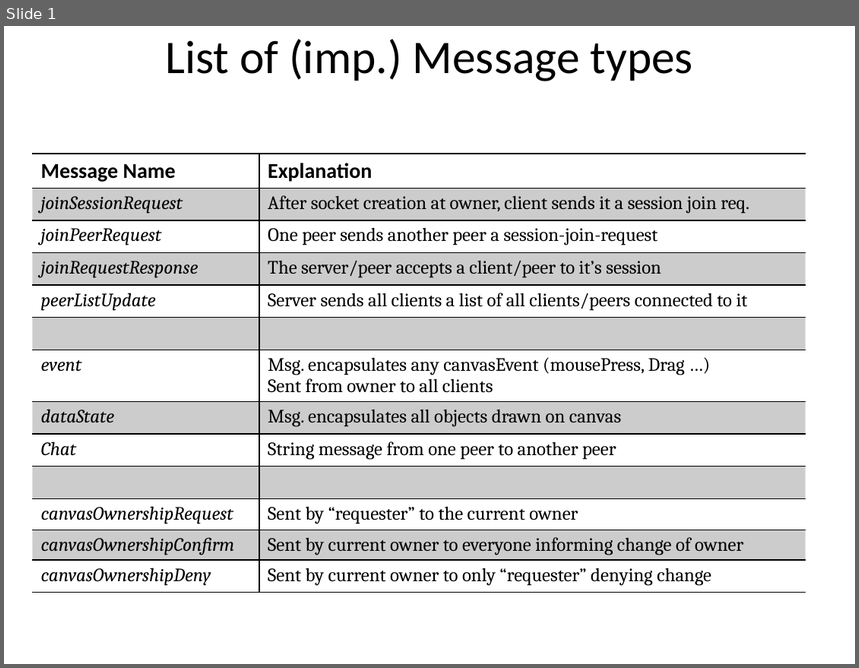
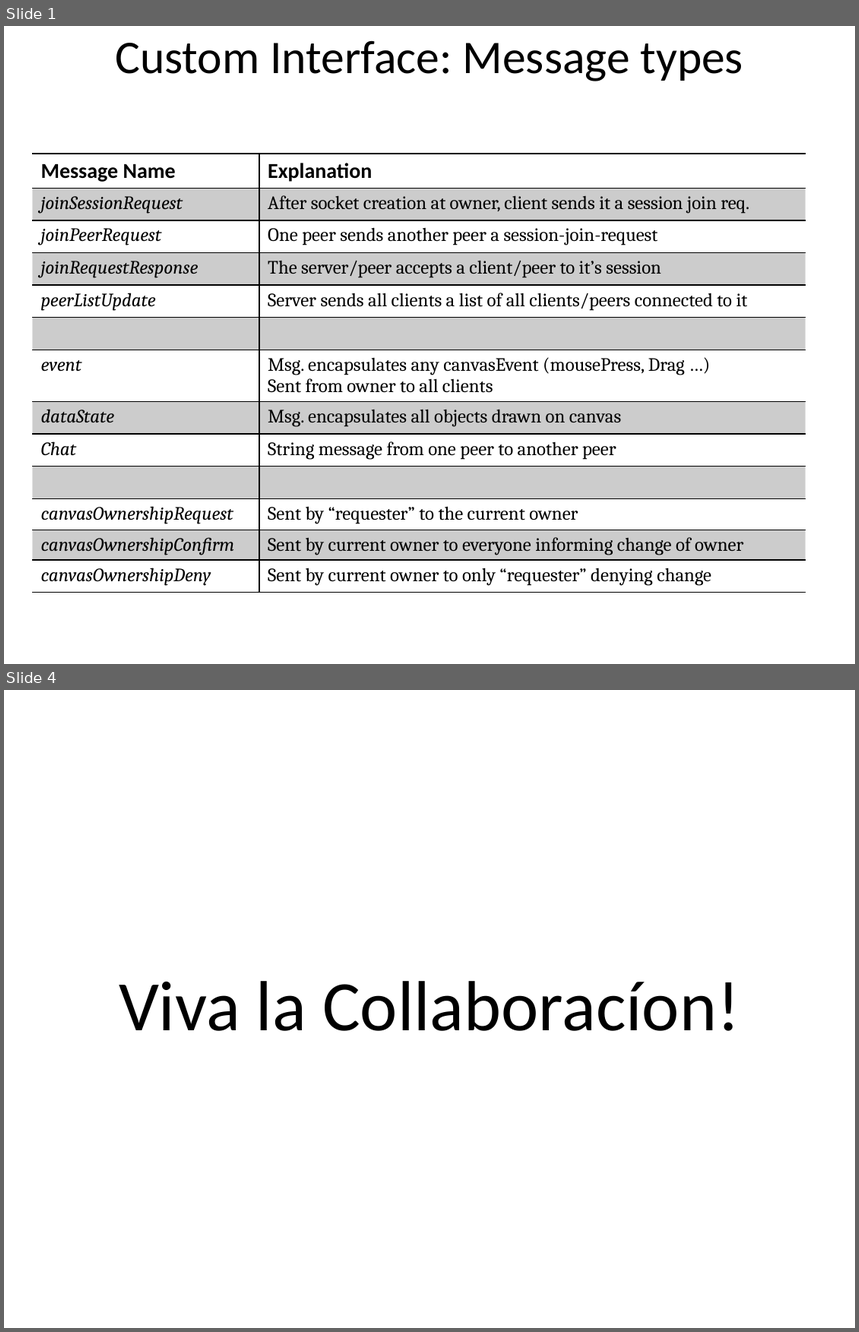
Before and after one commit to satpreetsingh/182mainproject, a slide deck: Final_Submission/MultiDraw_diagrams_Sat.pptx. Shown one above the other, each under a label of ours: slide 1 before the commit, slides 1 and 4 after it; the slides between them are not shown. The pictures are 859x668 and 859x1332 pixels, drawn with LibreOffice and Linux fonts; fonts in the diff are those of the drawing. Boxes give left, top, right and bottom in pixels: in the first picture for what was removed or moved away, otherwise in the second. Text is boxed around its words. In the diff, an @@ line names an element or a change of style, - is before the commit and + after.

```diff
--- a/Final_Submission/MultiDraw_diagrams_Sat.pptx
+++ b/Final_Submission/MultiDraw_diagrams_Sat.pptx
@@ slide 4 added at bbox=[4, 690, 855, 1328], background #FFFFFF @@
@@ title added at bbox=[119, 981, 740, 1031], 60 pt, text #000000 @@
+Viva la Collaboracíon!
@@ slide 1 changed as well @@
@@ title at bbox=[115, 40, 743, 81]: text changed @@
-List of (imp.) Message types
+Custom Interface: Message types
```
Also in this commit, not shown: 1 other slide changed, 1 other slide added, 1 other file.
